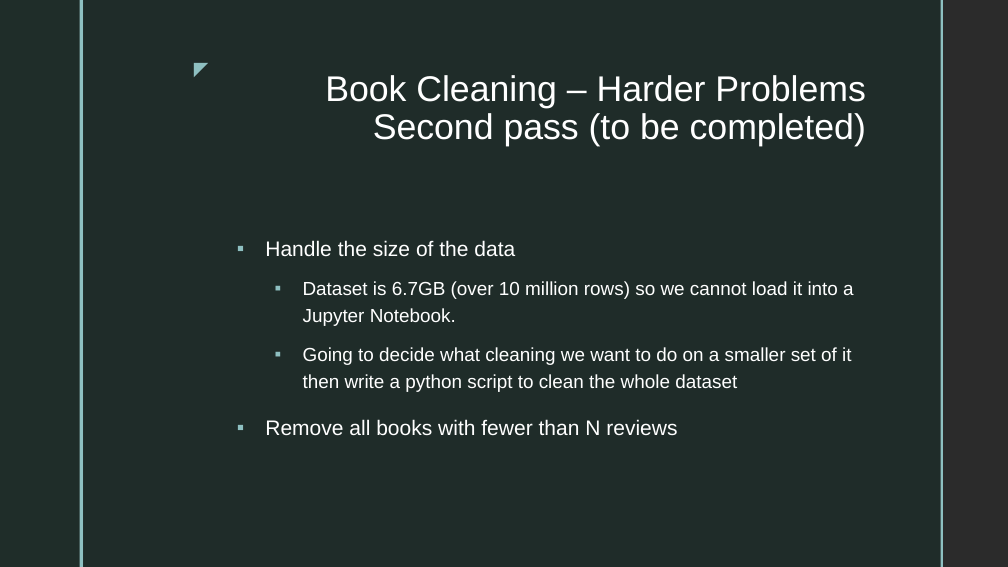
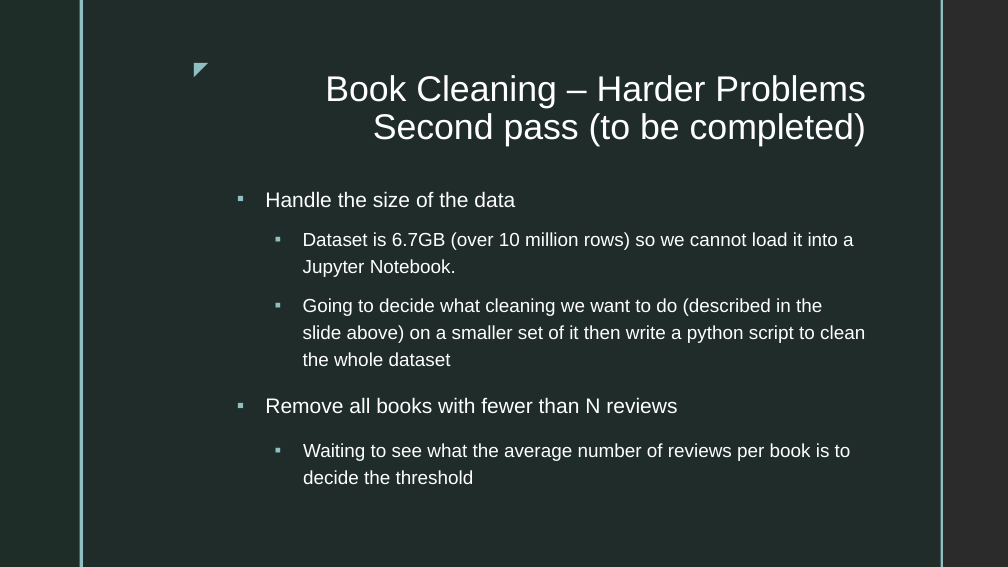
Before and after one commit to TKarlovitzDrexel/DSCI591_ACRSent, a slide deck: slide 6 of PitchPresentationACR_Edits.pptx. Drawn at 1008x567 pixels with LibreOffice and Linux fonts; fonts in the diff are those of the drawing; background and template pictures are left out; a plain dark background stands for a picture behind light text. Boxes give left, top, right and bottom in pixels: in the first picture for what was removed or moved away, otherwise in the second. Text is boxed around its words. In the diff, an @@ line names an element or a change of style, - is before the commit and + after.

Commit message:
Fixed some typos and added in Resources

```diff
--- a/PitchPresentationACR_Edits.pptx
+++ b/PitchPresentationACR_Edits.pptx
@@ text at (303, 298, 865, 366): text changed @@
-  ▪ Going to decide what cleaning we want to do on a smaller set of it then write a python script to clean the whole dataset
+  ▪ Going to decide what cleaning we want to do (described in the slide above) on a smaller set of it then write a python script to clean the whole dataset
@@ text at (303, 443, 851, 484): paragraph added @@
+  ▪ Waiting to see what the average number of reviews per book is to decide the threshold
```
Also in this commit, not shown: 4 other slides changed, 1 slide added.
